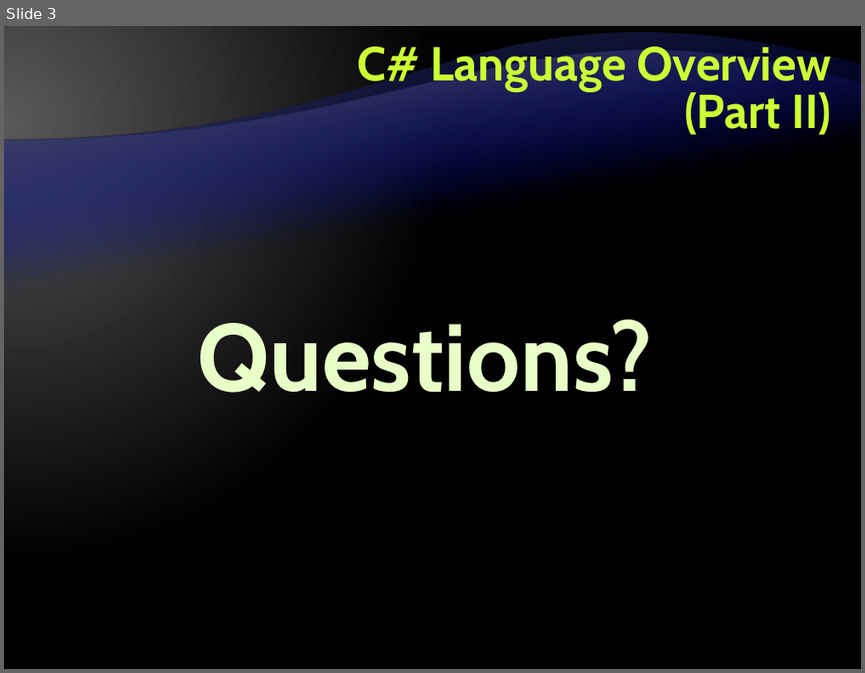
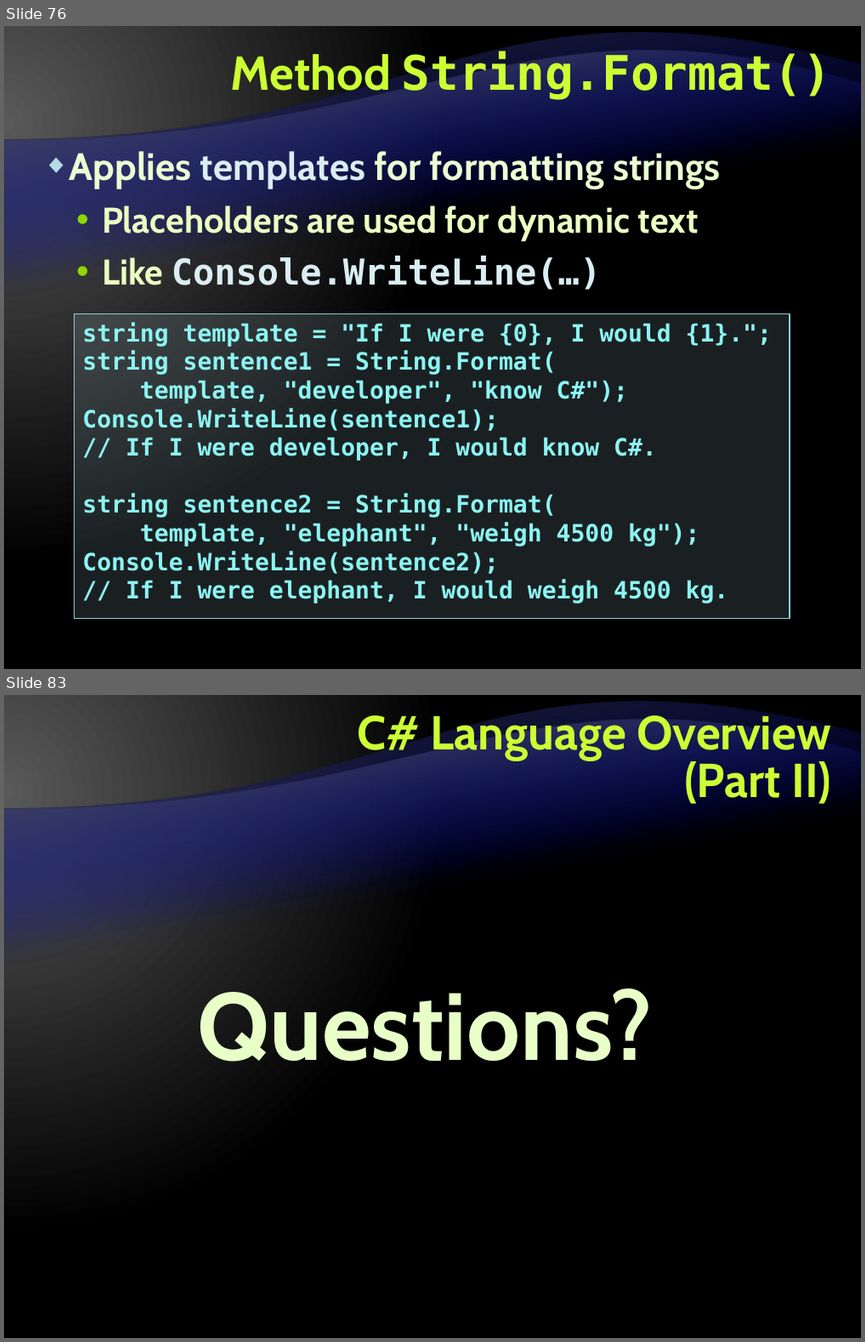
Before and after one commit to Graveheart/aspnetcourse, a slide deck: lectures/3. C# Language Overview - Part II.pptx. Shown one above the other, each under a label of ours: slide 3 before the commit, slides 76 and 83 after it; the slides between them are not shown. The pictures are 865x673 and 865x1342 pixels, drawn with LibreOffice and Linux fonts; fonts in the diff are those of the drawing; background and template pictures are left out. Boxes give left, top, right and bottom in pixels: in the first picture for what was removed or moved away, otherwise in the second. Text is boxed around its words. In the diff, an @@ line names an element or a change of style, - is before the commit and + after.

```diff
--- a/lectures/3. C# Language Overview - Part II.pptx
+++ b/lectures/3. C# Language Overview - Part II.pptx
@@ slide 76 added at (4, 26, 861, 669), background gradient #595959 to #000000; not listed: 2 template elements that a slide beside it also shows @@
@@ title added at (231, 52, 831, 101), 40 pt, text #CCFF33, bold @@
+Method String.Format()
@@ text added at (69, 151, 721, 290), 30 pt, text #EBFFC2, bold @@
+◆ Applies templates for formatting strings
+  • Placeholders are used for dynamic text
+  • Like Console.WriteLine(…)
@@ rectangle added at (75, 314, 789, 619), fill #B5DBE5 at 15% opacity, outline #90CAD7 1 pt, 20 pt, text #8CF4F2, bold @@
+string template = "If I were {0}, I would {1}.";
+string sentence1 = String.Format(
+template, "developer", "know C#");
+Console.WriteLine(sentence1);
+// If I were developer, I would know C#.
+string sentence2 = String.Format(
+template, "elephant", "weigh 4500 kg");
+Console.WriteLine(sentence2);
+// If I were elephant, I would weigh 4500 kg.
@@ what was slide 3 is now slide 83 @@
```
Also in this commit, not shown: 1 slide changed, 80 other slides added, 1 slide removed.
